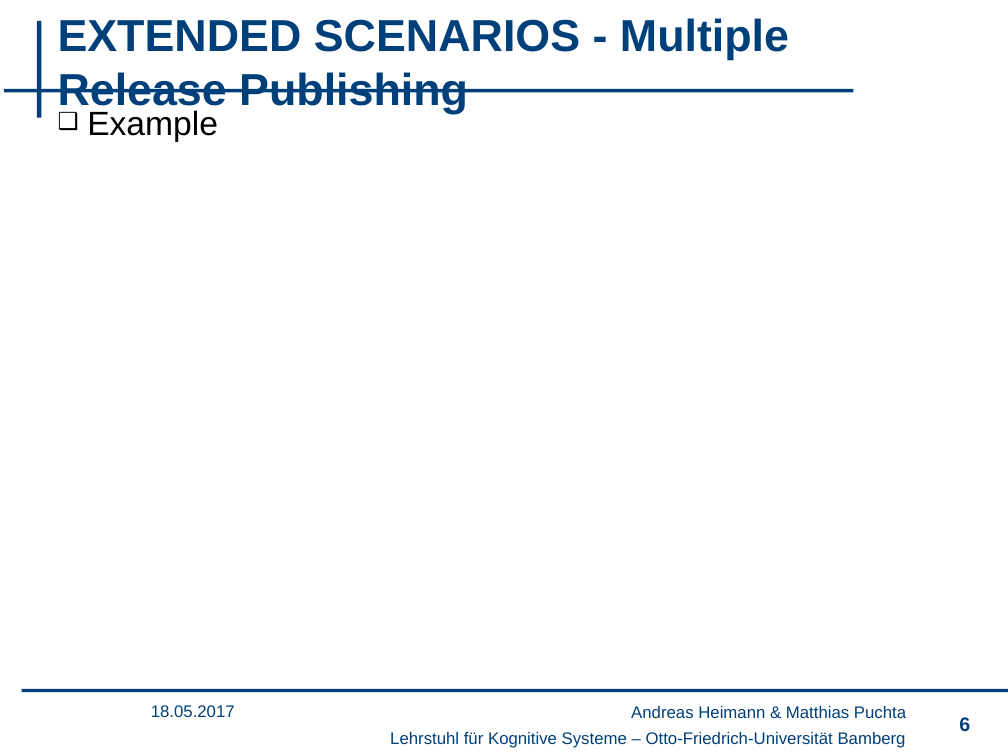
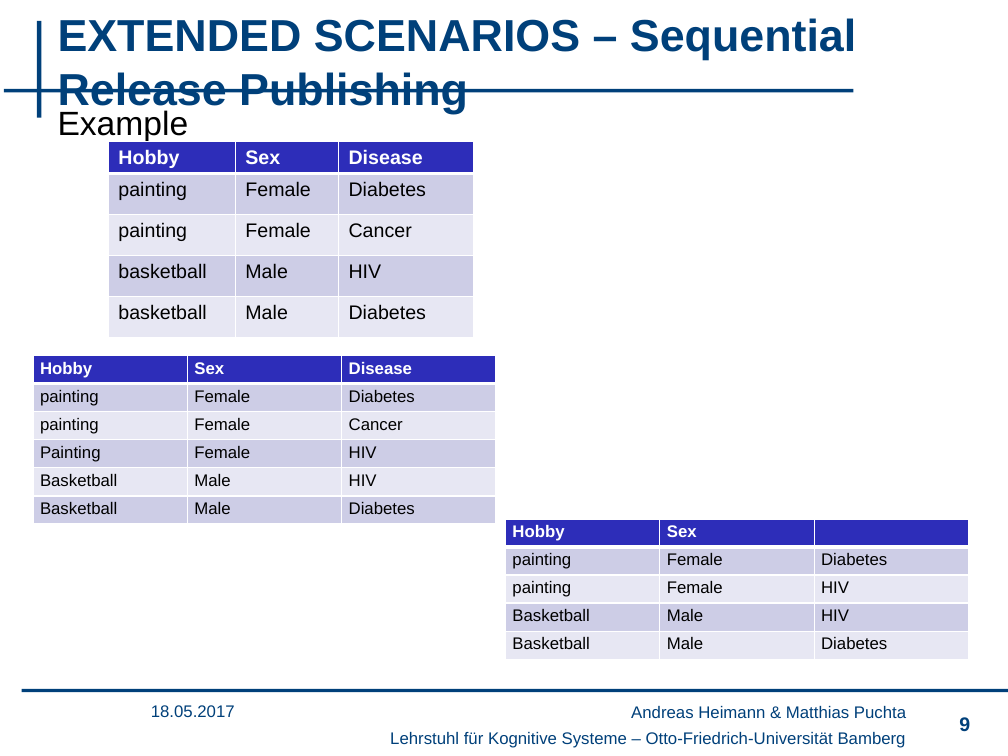
Before and after one commit to wsgan001/PSI-MSem, a slide deck: slide 9 of presentation/sicherheits.pptx (slide 6 before the commit). Drawn at 1008x756 pixels with LibreOffice and Linux fonts; fonts in the diff are those of the drawing; background and template pictures are left out. Boxes give left, top, right and bottom in pixels: in the first picture for what was removed or moved away, otherwise in the second. Text is boxed around its words. In the diff, an @@ line names an element or a change of style, - is before the commit and + after.

```diff
--- a/presentation/sicherheits.pptx
+++ b/presentation/sicherheits.pptx
@@ title at (58, 18, 856, 114): text changed @@
-EXTENDED SCENARIOS - Multiple Release Publishing
+EXTENDED SCENARIOS – Sequential Release Publishing
@@ text "Example" at (58, 110, 189, 141): bullet ❑ to none @@
@@ table added at (108, 141, 473, 339), 5 rows, 3 columns @@
+Hobby | Sex | Disease
+painting | Female | Diabetes
+painting | Female | Cancer
+basketball | Male | HIV
+basketball | Male | Diabetes
@@ table added at (33, 356, 496, 524), 6 rows, 3 columns @@
+Hobby | Sex | Disease
+painting | Female | Diabetes
+painting | Female | Cancer
+Painting | Female | HIV
+Basketball | Male | HIV
+Basketball | Male | Diabetes
@@ table added at (506, 519, 969, 659), 5 rows, 3 columns @@
+Hobby | Sex | 
+painting | Female | Diabetes
+painting | Female | HIV
+Basketball | Male | HIV
+Basketball | Male | Diabetes
@@ page number at (959, 717, 970, 731): text changed @@
-6
+9
```
Also in this commit, not shown: 6 other slides changed, 3 slides removed.
